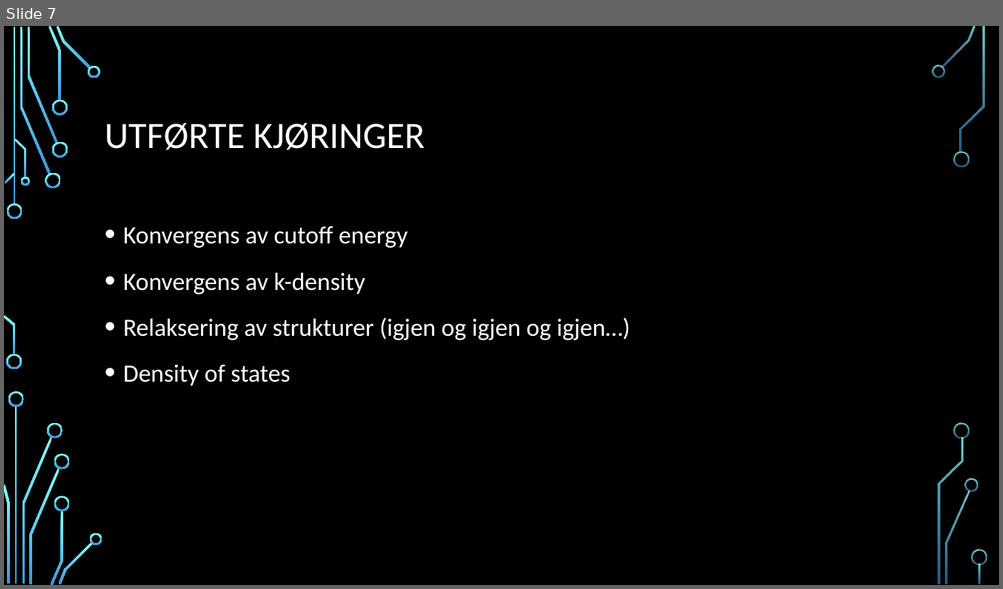
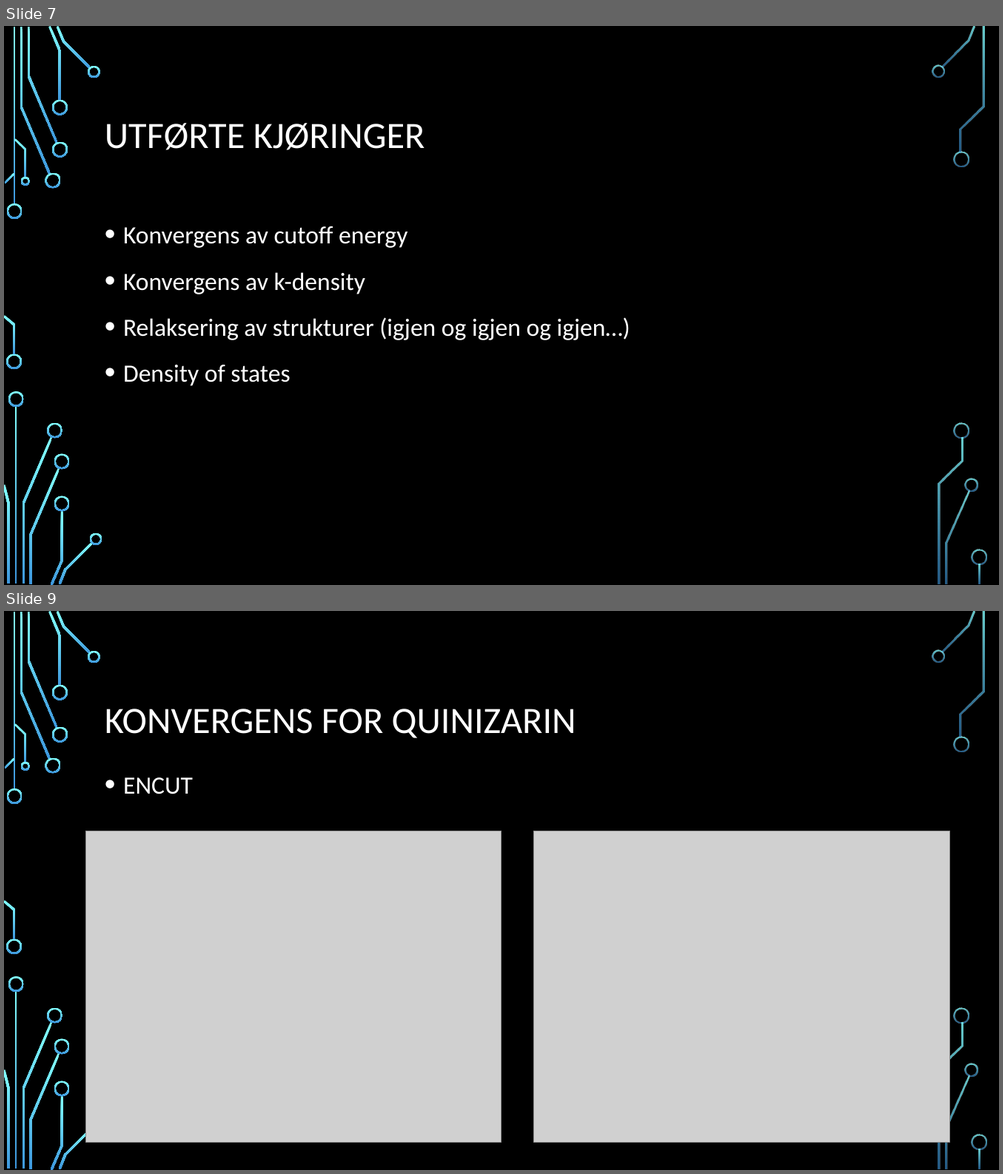
Before and after one commit to alexanjk/FYS-MENA4111-projectH20, a slide deck: Quinizarin som en organisk sensitizer I et tynnfilm.pptx. Shown one above the other, each under a label of ours: slide 7 before the commit, slides 7 and 9 after it; the slides between them are not shown. The pictures are 1003x589 and 1003x1174 pixels, drawn with LibreOffice and Linux fonts; fonts in the diff are those of the drawing; grey boxes stand for pictures; background and template pictures are left out. Boxes give left, top, right and bottom in pixels: in the first picture for what was removed or moved away, otherwise in the second. Text is boxed around its words. In the diff, an @@ line names an element or a change of style, - is before the commit and + after.

```diff
--- a/Quinizarin som en organisk sensitizer I et tynnfilm.pptx
+++ b/Quinizarin som en organisk sensitizer I et tynnfilm.pptx
@@ slide 9 added at [4,611,999,1170], background picture (left out); not listed: 35 template elements that a slide beside it also shows @@
@@ title added at [105,709,576,738], 36 pt, text #FFFFFF @@
+KONVERGENS FOR QUINIZARIN
@@ text added at [123,777,193,795], 24 pt, text #FFFFFF @@
+• ENCUT
@@ picture added at [86,831,502,1143] @@
@@ picture added at [534,831,949,1143] @@
```
Also in this commit, not shown: 5 slides changed, 2 other slides added.
